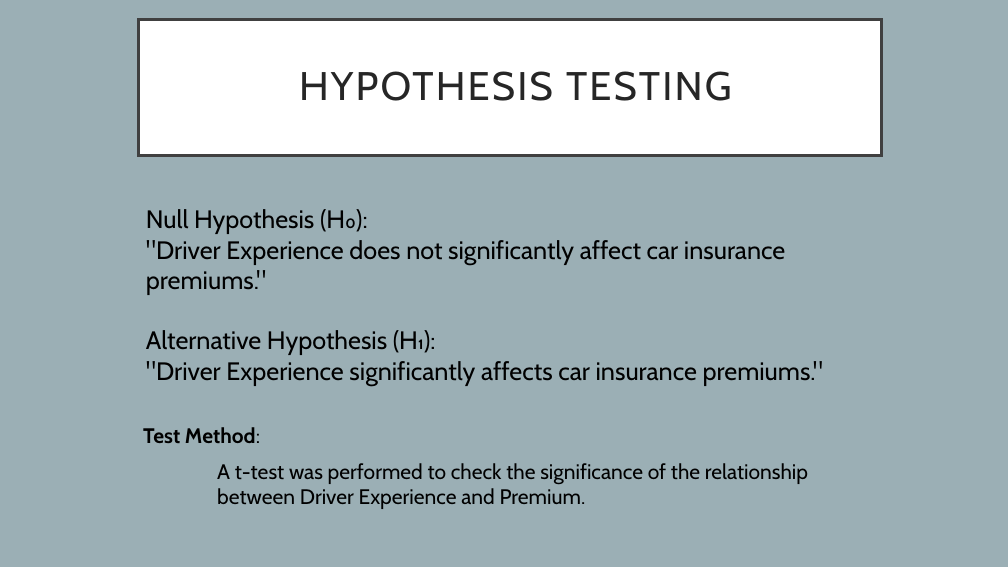
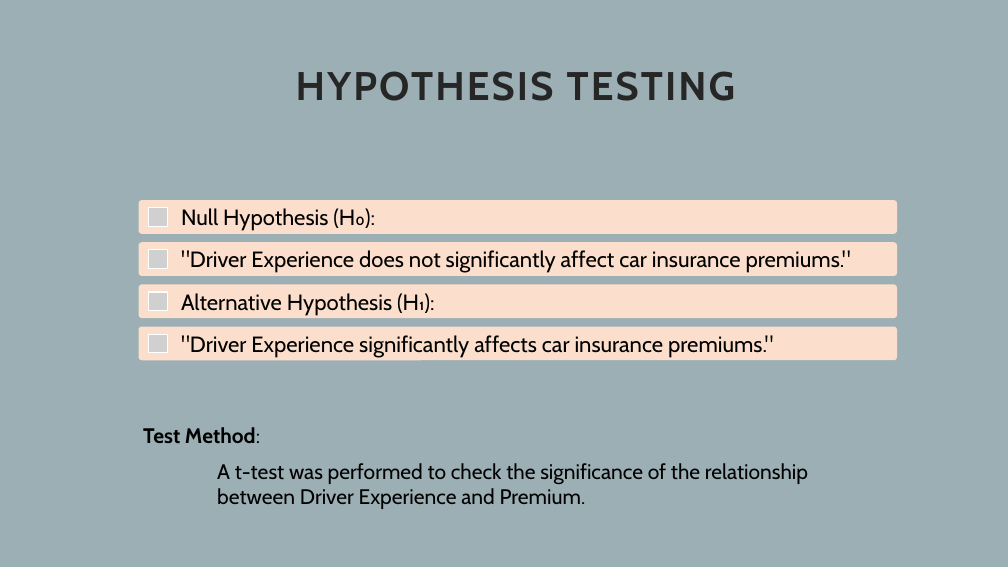
Before and after one commit to Yan1702/IOD17Feb, a slide deck: slide 7 of MiniProject1/MiniProject1_Presentation.pptx. Drawn at 1008x567 pixels with LibreOffice and Linux fonts; fonts in the diff are those of the drawing; grey boxes stand for pictures. Boxes give left, top, right and bottom in pixels: in the first picture for what was removed or moved away, otherwise in the second. Text is boxed around its words. In the diff, an @@ line names an element or a change of style, - is before the commit and + after.

```diff
--- a/MiniProject1/MiniProject1_Presentation.pptx
+++ b/MiniProject1/MiniProject1_Presentation.pptx
@@ title "HYPOTHESIS TESTING": place and size @@
-title "HYPOTHESIS TESTING" at (138,20,882,156)
+title "HYPOTHESIS TESTING" at (296,71,736,101)
@@ title "HYPOTHESIS TESTING" at (296,71,736,101): bold on; fill #FFFFFF to none; outline #404040 3 pt to none @@
@@ text at (146,209,368,234): paragraph removed @@
-Null Hypothesis (H₀):
@@ text ""Driver Experience does not significantly ...": place and size @@
-text ""Driver Experience does not significantly ..." at (146,209,823,386)
+text ""Driver Experience does not significantly ..." at (181,250,851,273)
@@ text ""Driver Experience does not significantly ..." at (181,250,851,273): size 24 to 21 pt; more space between paragraphs; vertical alignment top to middle @@
@@ text at (146,330,823,386): paragraphs removed @@
-Alternative Hypothesis (H₁):
-"Driver Experience significantly affects car insurance premiums."
@@ group added at (138,200,897,361): 4 rounded rectangles, 4 pictures, 3 texts @@
+Null Hypothesis (H₀):
+Alternative Hypothesis (H₁):
+"Driver Experience significantly affects car insurance premiums."
```
Also in this commit, not shown: 11 other slides changed.
